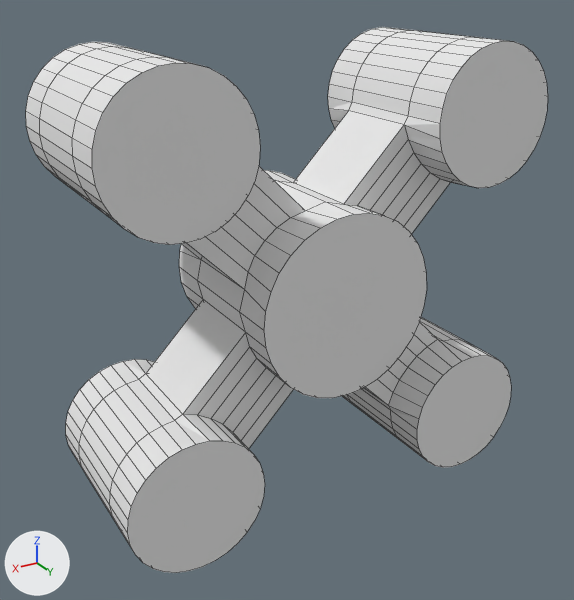
Renders of the Blender file FightTheInfection/Assets/PlayerModel.blend from each side of a commit.
Before and after are seen from a 50 mm lens placed at (4.36, 8.02, 3.27), pointed at (0.19, 1.07, -0.2). Arrows for +X, +Y and +Z are at lower left; the lights stay in place. Mesh edges are drawn as thin lines.

The older version as bpy lines, for what is in view:
```python
me_cylinder_001 = bpy.data.meshes.new('Cylinder.001')
me_cylinder_001.from_pydata(...)  # 640 vertices, 522 faces; spans x -2.52..2.52, y 0.0..2.0, z -2.52..2.52
me_cylinder_001.materials.append(mat_material_001)  # its picture is missing
ob_cylinder_001 = bpy.data.objects.new('Cylinder.001', me_cylinder_001)
ob_cylinder_001.location = (0.0, 0.0, 0.0)
```
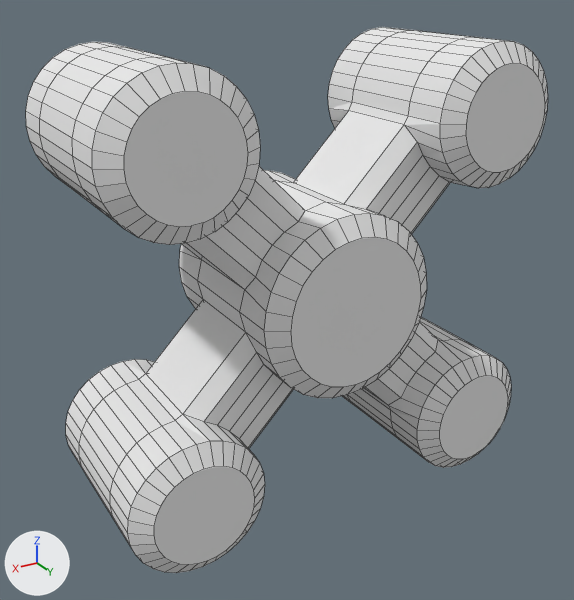
Pixel boxes [x1, y1, x2, y2] of what changed, in the pictures (574 x 600 px):
part 1 of me_cylinder_001, built on: [92, 41, 548, 573] in both

Diff of the bpy script that builds the scene:
```diff
--- a/FightTheInfection/Assets/PlayerModel.blend.py
+++ b/FightTheInfection/Assets/PlayerModel.blend.py
@@ me_cylinder_001 @@
 # used by ob_cylinder_001; location = (0.0, 0.0, 0.0)
-me_cylinder_001.from_pydata(...)  # 640 vertices, 522 faces; spans x -2.52..2.52, y 0.0..2.0, z -2.52..2.52
+me_cylinder_001.from_pydata(...)  # 800 vertices, 682 faces; spans x -2.52..2.52, y 0.0..2.15, z -2.52..2.52
+# me_cylinder_001 part 1
+# 5 faces are deleted
+# 40 vertices in x -1.52..1.52, y 1.5, z -1.52..1.52 move by (0.0, 0.15, 0.0)
+# 130 vertices are added at x -2.31..2.31, y 2.15, z -2.31..2.31
+# 5 new vertices lie (0.2, 0.15, 0.0) away from vertices in x -2.52..1.02, y 2.0, z -1.77..1.77
+# 5 new vertices lie (0.14, 0.15, -0.14) away from vertices in x -2.3..1.24, y 2.0, z -1.24..2.3
+# 5 new vertices lie (0.0, 0.15, -0.2) away from vertices in x -1.77..1.77, y 2.0, z -1.02..2.52
+# 5 new vertices lie (-0.14, 0.15, -0.14) away from vertices in x -1.24..2.3, y 2.0, z -1.24..2.3
+# 5 new vertices lie (-0.2, 0.15, 0.0) away from vertices in x -1.02..2.52, y 2.0, z -1.77..1.77
+# 5 new vertices lie (0.0, 0.15, 0.2) away from vertices in x -1.77..1.77, y 2.0, z -2.52..1.02
+# 165 new faces join them
 me_cylinder_001.materials.append(mat_material_001)
```
